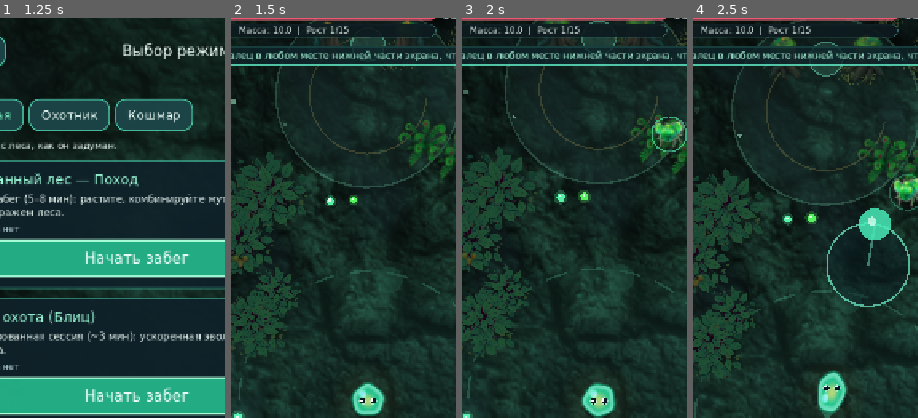
Above: before the commit, frames 1-4 (left to right).
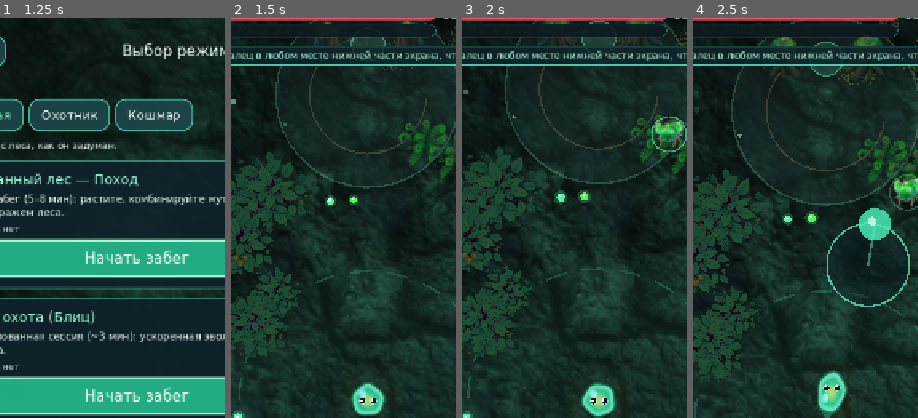
Above: after the commit, the same moments.

Repository: Turpalitto/Smush
Game: Godot game, scene res://scenes/Main.tscn
The game is run twice, just before and just after one commit, with the same random seed, the same clock (stepped at 60 frames per second) and the same inputs. Sound files missing from this copy of the repository are replaced by a short silence.
Inputs (mouse positions are % of the whole screen's width and height, from its top left):
- Up to frame 1 (1.25 s): click "ИГРАТЬ" at 0.5 s
- Up to frame 2 (1.5 s): click "Начать забег" at 1.25 s
- Up to frame 3 (2 s): no input
- Up to frame 4 (2.5 s): tap Enter (ui_accept) at 2 s; drag from (50, 61) to (60, 28) at 2.02 s
The pictures show only the part of the screen within x 20-70%, y 2-52%; the shares and areas given below are measured in that part.

Frame 1 is identical in both runs. In frame 2, 0.5% of the frame differs, in the area x 3-53%, y 2-5%; in frame 3, 0.5%; in frame 4, 0.5%.

Commit message:
ui: full bar at the top of the ladder, readable label, lit draft cards
Three things found by looking at the frames rather than the code:

1. At mass 110.3 (stage 15) the growth bar was EMPTY while the label read
   'Рост 15/15': t_for_mass clamps to COUNT, so t - floor(t) is 0. There is no
   sixteenth stage, so progress_to_next returns 1.0 past the last threshold.
   Two assertions added; QA 1165/0.
2. The fill takes the stage colour, and by stage 13 that colour is pale gold, so
   the white label sat on it unreadable. The label now flips to dark ink when the
   fill luminance passes 0.55.
3. The draft cards were flat dark rectangles with a 2 px border, so rarity was
   only legible by reading the word. They are now tinted toward their rarity and
   carry a rarity-coloured halo (StyleBoxFlat shadow, zero offset), which is the
   only glow a StyleBoxFlat can produce.

tools/draft_preview.gd + DraftPreview.tscn render the draft with fixed fake
choices, because the real draft happens ~30 s into a run and cannot be summoned.
Its first output also settled a false alarm: a card printed the raw id
'thorn_nova' and it looked like a localisation bug, but that id simply does not
exist — the fallback to the raw id is the designed behaviour.

Diff:
--- a/systems/EvolutionStages.gd
+++ b/systems/EvolutionStages.gd
@@ -112,8 +112,15 @@
 
 
 static func progress_to_next(m: float) -> float:
-	## 0..1 within the current stage, for the HUD ring.
+	## 0..1 within the current stage, for the HUD bar.
+	##
+	## At the top of the ladder `t` clamps to COUNT, so `t - floor(t)` is 0 and the
+	## bar sat empty while the label read "Рост 15/15" — seen in the boss-phase-3
+	## capture at mass 110.3. There is no sixteenth stage, so full is the honest
+	## reading once the last threshold is passed.
 	var t := t_for_mass(m)
+	if t >= float(COUNT):
+		return 1.0
 	return t - floorf(t)
 
 
--- a/tests/test_growth_ladder.gd
+++ b/tests/test_growth_ladder.gd
@@ -115,6 +115,13 @@
 		if p < 0.0 or p > 1.0:
 			ring_ok = false
 	assert_true(ring_ok, "Stage progress stays within 0..1")
+	# At the top of the ladder the bar must read full, not empty: t clamps to COUNT,
+	# so the old implementation returned 0 at mass 104+ while the label said 15/15.
+	var top_mass: float = EvolutionStages.MASS_KEYS[EvolutionStages.COUNT - 1]
+	assert_approx(EvolutionStages.progress_to_next(top_mass), 1.0, 0.001,
+		"Final stage shows a full growth bar")
+	assert_approx(EvolutionStages.progress_to_next(top_mass + 40.0), 1.0, 0.001,
+		"Growth bar stays full past the last threshold")
 
 
 func _test_environment_follows_growth() -> void:
--- /dev/null
+++ b/tools/DraftPreview.tscn
@@ -0,0 +1,10 @@
+[gd_scene load_steps=2 format=3]
+
+[ext_resource type="Script" path="res://tools/draft_preview.gd" id="1_draft"]
+
+[node name="DraftPreview" type="Control"]
+layout_mode = 3
+anchors_preset = 15
+anchor_right = 1.0
+anchor_bottom = 1.0
+script = ExtResource("1_draft")
--- /dev/null
+++ b/tools/draft_preview.gd
@@ -0,0 +1,53 @@
+extends Control
+## Renders the mutation draft alone, with fixed fake choices, so the cards can be
+## judged without playing to the first draft (which is ~30 s into a run and does not
+## happen again on demand).
+##
+##   DRAFT_OUT   output PNG (required)
+##   DRAFT_SIZE  WxH (default 720x1280)
+
+const OUT_ENV := "DRAFT_OUT"
+const SIZE_ENV := "DRAFT_SIZE"
+
+
+func _ready() -> void:
+	var out_path := OS.get_environment(OUT_ENV)
+	if out_path.is_empty():
+		push_error("DRAFT_OUT is not set")
+		get_tree().quit(2)
+		return
+	var w := 720
+	var h := 1280
+	var spec := OS.get_environment(SIZE_ENV)
+	if not spec.is_empty():
+		var parts := spec.split("x")
+		if parts.size() == 2:
+			w = int(parts[0])
+			h = int(parts[1])
+	DisplayServer.window_set_size(Vector2i(w, h))
+	RenderingServer.set_default_clear_color(Color("#14231c"))
+	set_anchors_and_offsets_preset(Control.PRESET_FULL_RECT)
+
+	var overlay := MutationDraftOverlay.new()
+	add_child(overlay)
+	overlay.visible = true
+	# One of each rarity, so the halo difference is visible in a single frame.
+	Events.mutation_draft_requested.emit([
+		{"id": "dash", "rarity": "rare", "current_level": 0, "next_level": 1,
+			"max_level": 5, "completes_synergy": ""},
+		{"id": "magnet", "rarity": "common", "current_level": 1, "next_level": 2,
+			"max_level": 5, "completes_synergy": ""},
+		{"id": "spikes", "rarity": "epic", "current_level": 2, "next_level": 3,
+			"max_level": 5, "completes_synergy": "em_storm"},
+	])
+
+	for i in range(4):
+		await get_tree().process_frame
+	var img := get_viewport().get_texture().get_image()
+	if img == null:
+		push_error("no image")
+		get_tree().quit(4)
+		return
+	var err := img.save_png(out_path)
+	print("DRAFT_PREVIEW %s err=%d" % [out_path, err])
+	get_tree().quit(0 if err == OK else 5)
--- a/ui/GameHUD.gd
+++ b/ui/GameHUD.gd
@@ -360,8 +360,15 @@
 	# slime does. A full bar at stage 15 stays full and gold.
 	var look := EvolutionStages.look_at(EvolutionStages.t_for_mass(arena.player.mass))
 	var col: Color = look.get("body_c", Color(0.2, 0.82, 0.66))
+	var fill := col.lerp(Color.WHITE, 0.15)
 	_evo_bar.add_theme_stylebox_override("fill",
-		UIThemeBuilder.make_box(col.lerp(Color.WHITE, 0.15), Color.TRANSPARENT, 8, 0, 2, 2))
+		UIThemeBuilder.make_box(fill, Color.TRANSPARENT, 8, 0, 2, 2))
+	# The label sits on the fill, and the fill follows the stage: by stage 13 it is
+	# pale gold and white text on it is unreadable. Flip the label to dark ink once
+	# the fill is light, instead of keeping one colour for the whole ladder.
+	var ink := Color(0.09, 0.13, 0.12, 0.92) if fill.get_luminance() > 0.55 \
+		else Color(1.0, 1.0, 1.0, 0.95)
+	_mass_label.add_theme_color_override("font_color", ink)
 
 
 func _sync_joystick_skill_guard() -> void:
--- a/ui/MutationDraftOverlay.gd
+++ b/ui/MutationDraftOverlay.gd
@@ -84,9 +84,18 @@
 		var btn := Button.new()
 		btn.custom_minimum_size = Vector2(0, 128)
 		btn.size_flags_horizontal = Control.SIZE_EXPAND_FILL
-		btn.add_theme_stylebox_override("normal", UIThemeBuilder.make_box(Color(0.08, 0.17, 0.20, 0.98), border_col, 18, 3, 14, 12))
-		btn.add_theme_stylebox_override("hover", UIThemeBuilder.make_box(Color(0.13, 0.25, 0.28, 1.0), border_col.lightened(0.25), 18, 3, 14, 12))
-		btn.add_theme_stylebox_override("pressed", UIThemeBuilder.make_box(Color(0.06, 0.14, 0.17, 1.0), Color(0.85, 1.0, 0.92), 18, 3, 14, 12))
+		# The card is tinted a little toward its rarity and carries a rarity-coloured
+		# halo, so the rarity is readable from the row without reading the word
+		# "Обычная" on every card. Layout and hit area are unchanged.
+		var card_bg := Color(0.08, 0.17, 0.20, 0.98).lerp(border_col, 0.10)
+		var halo := Color(border_col.r, border_col.g, border_col.b, 0.20)
+		var halo_hi := Color(border_col.r, border_col.g, border_col.b, 0.36)
+		btn.add_theme_stylebox_override("normal",
+			UIThemeBuilder.make_box(card_bg, border_col, 18, 3, 14, 12, halo, 9))
+		btn.add_theme_stylebox_override("hover",
+			UIThemeBuilder.make_box(card_bg.lightened(0.06), border_col.lightened(0.25), 18, 3, 14, 12, halo_hi, 15))
+		btn.add_theme_stylebox_override("pressed",
+			UIThemeBuilder.make_box(Color(0.06, 0.14, 0.17, 1.0), Color(0.85, 1.0, 0.92), 18, 3, 14, 12, halo_hi, 12))
 		btn.pressed.connect(func() -> void:
 			if arena != null:
 				arena.select_draft_mutation(mid)
--- a/ui/UIThemeBuilder.gd
+++ b/ui/UIThemeBuilder.gd
@@ -3,7 +3,11 @@
 ## Generates a cohesive, high-contrast mobile UI Theme for SLIME RUSH: EVOLUTION.
 
 
-static func make_box(bg: Color, border: Color, radius: int = 16, border_w: int = 2, pad_h: int = 16, pad_v: int = 12) -> StyleBoxFlat:
+static func make_box(bg: Color, border: Color, radius: int = 16, border_w: int = 2, pad_h: int = 16, pad_v: int = 12,
+		glow: Color = Color.TRANSPARENT, glow_size: int = 0) -> StyleBoxFlat:
+	## `glow` draws a soft coloured halo outside the border. StyleBoxFlat cannot hold
+	## a gradient, so the only way to make a card look lit rather than pasted on is
+	## its shadow: same colour as the border, zero offset, large blur.
 	var sb := StyleBoxFlat.new()
 	sb.bg_color = bg
 	sb.border_color = border
@@ -13,6 +17,10 @@
 	sb.content_margin_right = pad_h
 	sb.content_margin_top = pad_v
 	sb.content_margin_bottom = pad_v
+	if glow_size > 0 and glow.a > 0.001:
+		sb.shadow_color = glow
+		sb.shadow_size = glow_size
+		sb.shadow_offset = Vector2.ZERO
 	return sb
 
 
Not shown, added: tools/draft_preview.gd.uid
